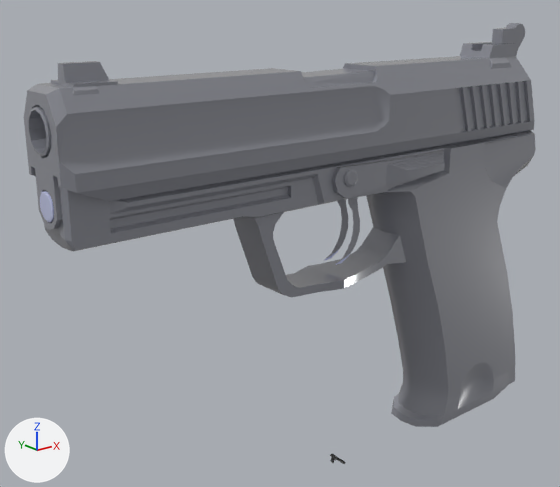
Before and after pictures for a commit that changed the FBX model Assets/Character/GUN.fbx.
Rendered twice from a 50 mm camera at (-8.48, -9.0, 7.94) aimed at (-0.71, 0.7, 4.06). Lighting does not change. The marker at lower left points along +X, +Y and +Z. Where no turn or scale is listed for an object, it has been applied to the vertices. Vertices at the same position are counted once.

Names of what the first picture shows: 'Gun', 'Object002'.
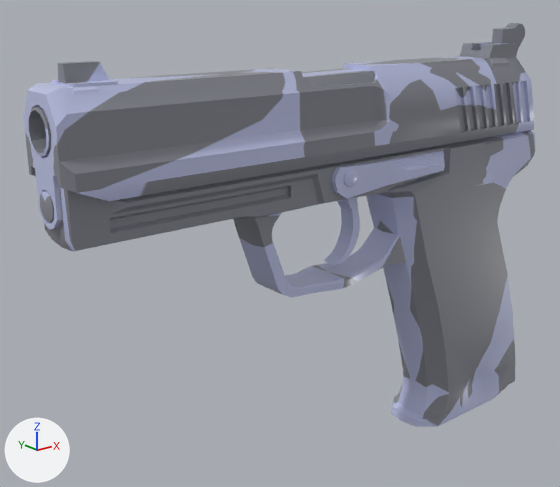
What differs and where, as boxes (x1, y1, x2, y2) in the pictures (560 x 487 px):
'Gun', deleted
    before: (330, 453, 346, 464)
part 1 of me_mesh_001, built on
    before: (254, 200, 419, 297)
    after: (254, 199, 428, 297)
part 2 of me_mesh_001, surface changed (grey to blue)
    both: (24, 40, 536, 427)

The change, as a list of edits to the scene's bpy script:
```text
Add mat_01___default:
    mat_01___default = principled_material('01 - Default')
    mat_01___default.texture = img_gun_png
    mat_01___default.roughness = 0.29
Change me_mesh_001:
    used by ob_object002; location = (0.0, 0.0, 0.0)
    remove me_mesh_001.from_pydata(...)  # 1360 vertices, 2474 faces; spans x -4.97..4.97, y -0.65..0.65, z 0.13..7.54
    remove me_mesh_001.materials.append(mat_02___default)  # picture img_gun_png
    add me_mesh_001.from_pydata(...)  # 1477 vertices, 2742 faces; spans x -4.97..4.97, y -0.65..0.65, z 0.13..7.54
    me_mesh_001 part 1: 2 vertices moved within x 0.16, y -0.14..0.14, z 4.46; 47 vertices removed from x -1.66..1.1, y -0.45..0.45, z 3.5..4.94; 164 vertices added at x -1.69..1.11, y -0.43..0.43, z 3.5..5.01
    me_mesh_001 part 2: 2302 kept faces spanning x -4.97..4.97, y -0.65..0.65, z 0.13..7.54 get new texture (UV) coordinates
    add me_mesh_001.materials.append(mat_01___default)  # picture img_gun_png
Remove ob_gun:
    ob_gun = bpy.data.objects.new('Gun', me_mesh)
    ob_gun.location = (0.0, 0.0, 0.0)
```
